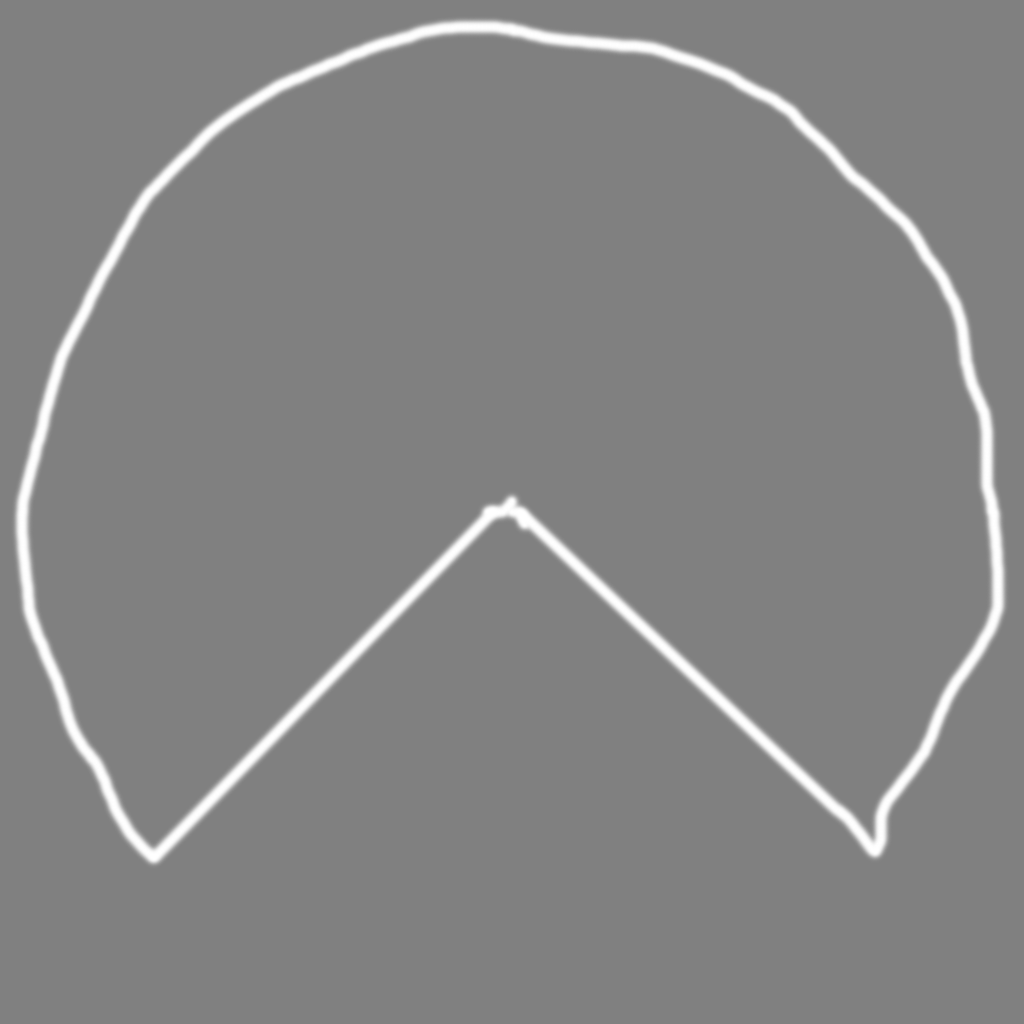
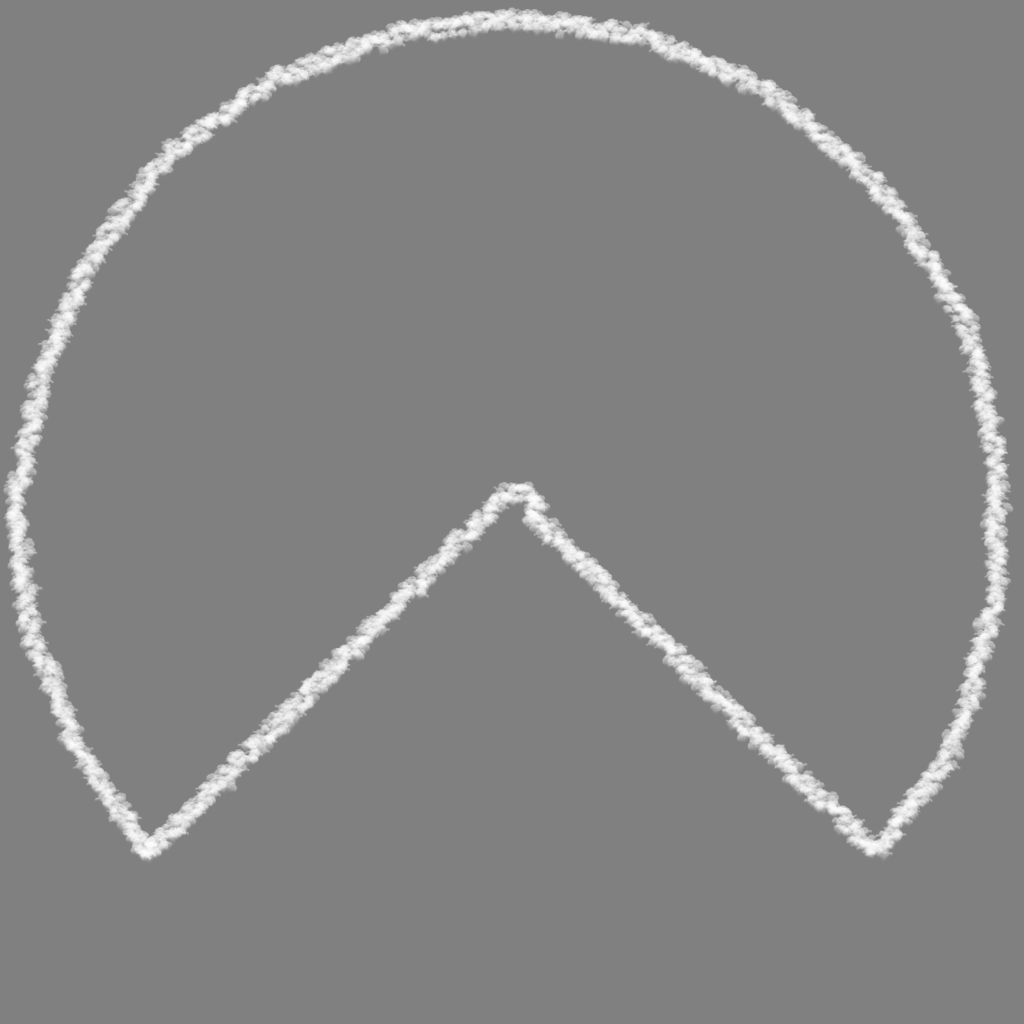
Before/after of a 1024 × 1024 layered artwork. What changed in the layer stack:
painted on "Layer 1" over [3, 7, 1014, 868]
